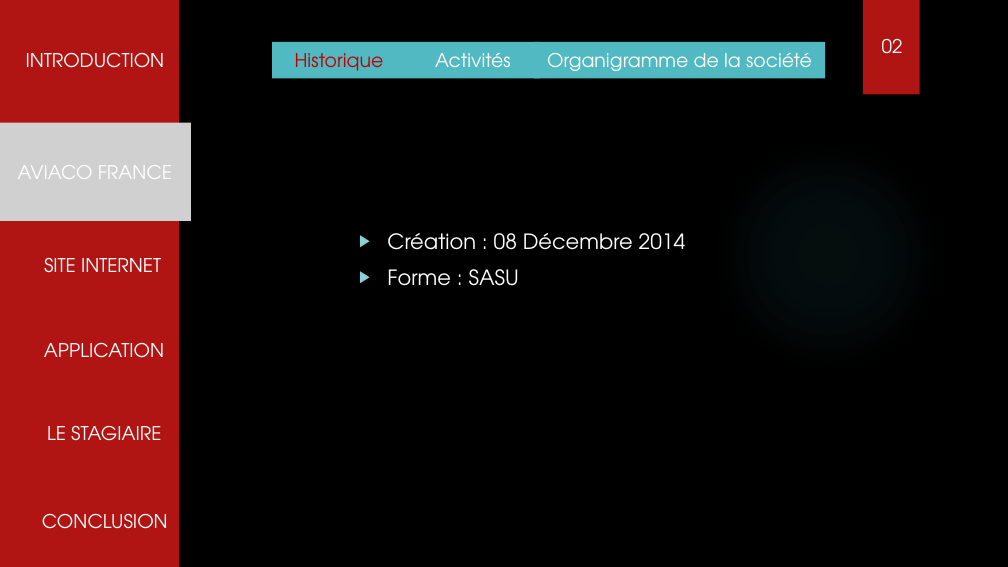
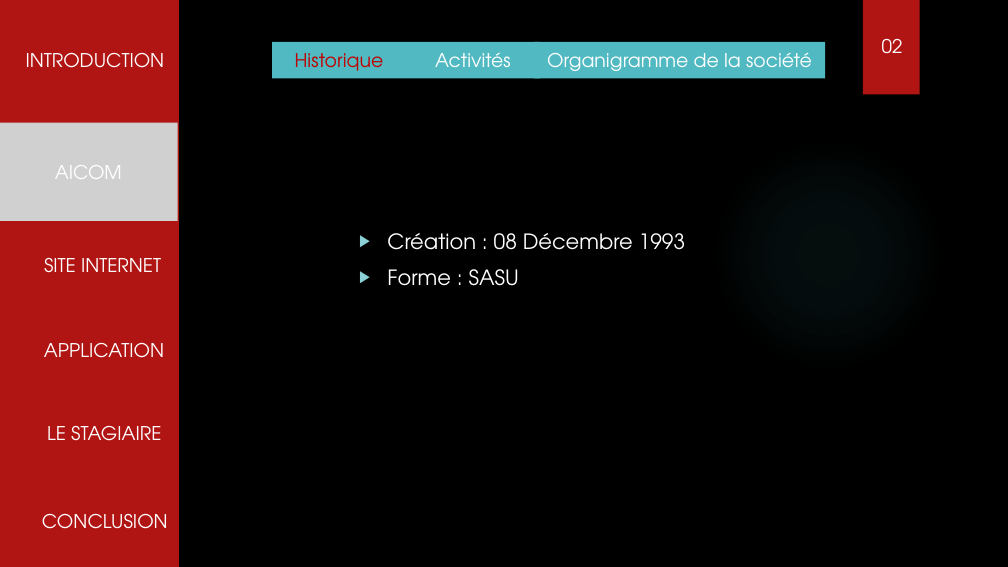
Before and after one commit to tochyvn/ma_banque_document, a slide deck: slide 3 of Aviaco france.pptx. Drawn at 1008x567 pixels with LibreOffice and Linux fonts; fonts in the diff are those of the drawing; grey boxes stand for pictures; background and template pictures are left out. Boxes give left, top, right and bottom in pixels: in the first picture for what was removed or moved away, otherwise in the second. Text is boxed around its words. In the diff, an @@ line names an element or a change of style, - is before the commit and + after.

```diff
--- a/Aviaco france.pptx
+++ b/Aviaco france.pptx
@@ picture "AICOM": place and size @@
-picture "AICOM" at (0,123,191,221)
+picture "AICOM" at (0,123,178,221)
@@ text in picture at (55,165,122,179): text changed @@
-AVIACO FRANCE
+AICOM
@@ text at (387,233,686,250): text changed @@
-▶ Création : 08 Décembre 2014
+▶ Création : 08 Décembre 1993
```
Also in this commit, not shown: 4 other slides changed, 1 slide added, 1 slide removed.
